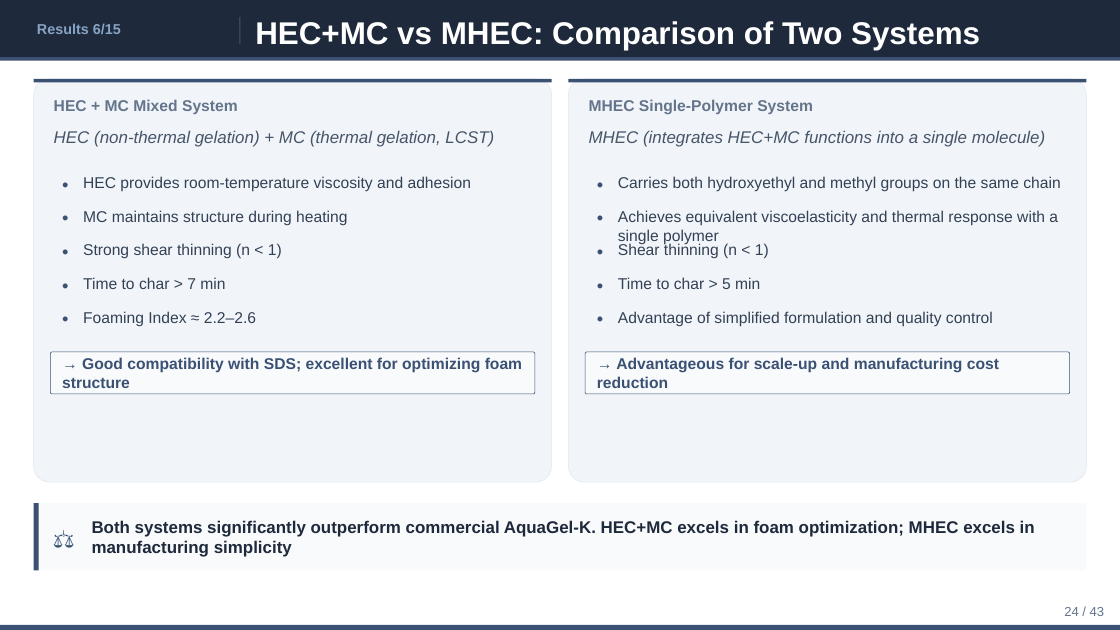
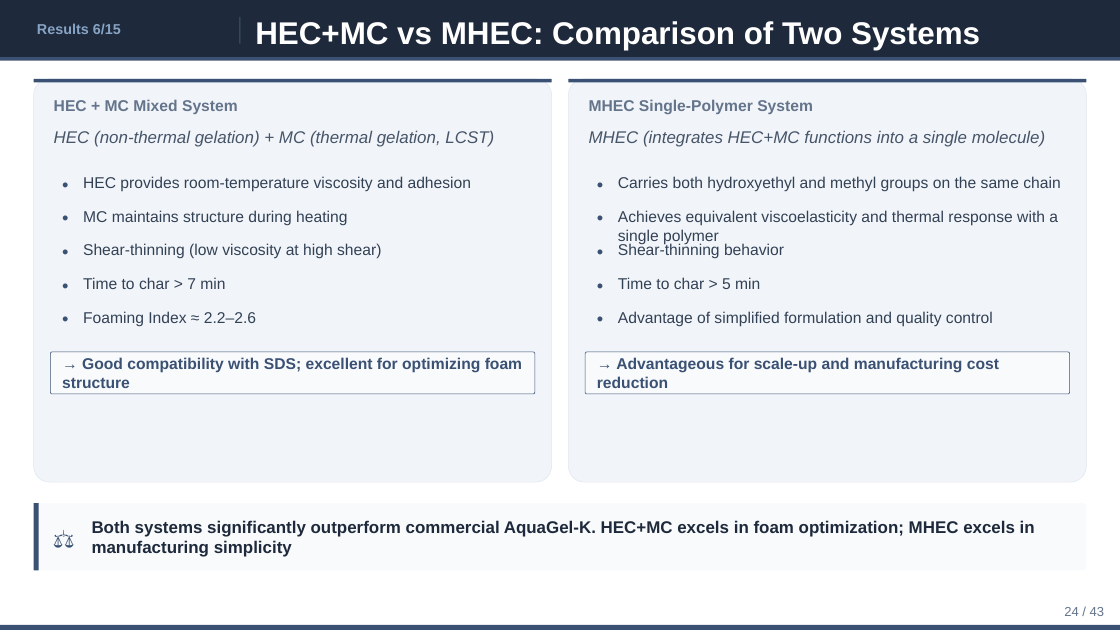
Before and after one commit to ytaisei0525-design/my-first-claude, a slide deck: slide 24 of slides_en.pptx. Drawn at 1120x630 pixels with LibreOffice and Linux fonts; fonts in the diff are those of the drawing. Boxes give left, top, right and bottom in pixels: in the first picture for what was removed or moved away, otherwise in the second. Text is boxed around its words. In the diff, an @@ line names an element or a change of style, - is before the commit and + after.

```diff
--- a/slides_en.pptx
+++ b/slides_en.pptx
@@ text at [83, 243, 381, 259]: text changed @@
-Strong shear thinning (n < 1)
+Shear-thinning (low viscosity at high shear)
@@ text at [618, 243, 784, 258]: text changed @@
-Shear thinning (n < 1)
+Shear-thinning behavior
```
Also in this commit, not shown: 5 other slides changed, 4 other files.
